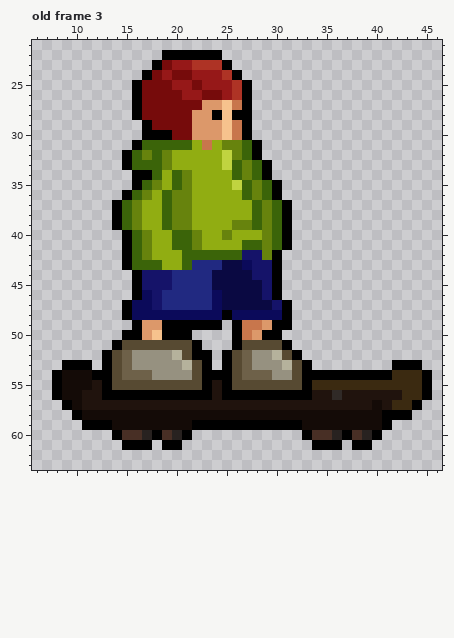
Edited in one commit: pixel-art file (Assets/Sprites/unmaskedSkate.aseprite). Above, as it was before the edit.
64x64 pixels, 3 frames. Colours within 5 levels of each other are drawn and written as one. Shown: old frame 3: x 6..46, y 21..63. The commit also changed other frames, which this record leaves out.
Now the later version:
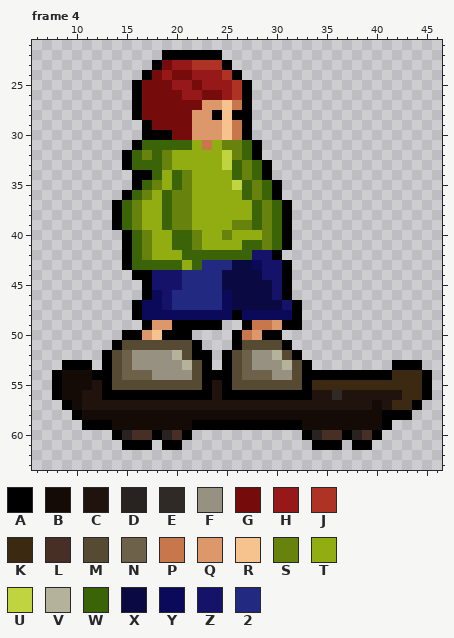
Palette (. is transparent): A #000000  B #140b07  C #20130d  D #282220  E #302a27  F #969180  G #760b0b  H #961818  J #ae3325  K #3b2a11  L #482f25  M #574a32  N #6e6149  P #c8764c  Q #dc986a  R #f6c28d  S #67830d  T #91ad12  U #c0d440  V #b5b29c  W #3b6409  X #0a0942  Y #0b0a5a  Z #151369  2 #212981
A new or re-ordered frame is compared with the old frame closest to it.
From old to new:
frames 3 -> 5
Frame 4 is new; against old frame 3, layers "Layer 1", "Layer 2":
The edit turns colour X into colour 2 in row 43 at x 25; in rows 44 to 45 at x 24.
The edit turns colour Y into colour 2 in rows 46 to 47 at x 24.
There is now colour A in rows 43 to 46 at x 31; in rows 47 to 49 at x 32.
The edit turns colour P into colour A in row 49 at x 27.
The edit turns colour Q into colour A in row 49 at x 17.
The edit turns colour Y into colour A in row 46 at x 17; in row 47 at x 16; in row 48 at x 16 and 26.
The edit turns colour Z into colour A in rows 44 to 45 at x 17.
The edit turns colour L into colour D in row 60 at x 15, 19, 34 and 38.
The edit turns colour D into colour L in row 60 at x 17, 20, 36 and 39.
The edit turns colour Q into colour P in row 49 at x 29.
The edit turns colour A into colour Q in row 49 at x 19 and 30.
The edit turns colour W into colour T in row 43 at x 21.
The edit turns colour 2 into colour W in row 43 at x 22.
The edit turns colour T into colour W in row 43 at x 19 to 20.
The edit turns colour Z into colour W in row 42 at x 27.
The edit turns colour Y into colour X in row 43 at x 27.
The edit turns colour Z into colour X in row 44 at x 28; in rows 45 to 46 at x 29; in row 47 at x 30.
The edit turns colour A into colour Y in row 48 at x 25 and 31.
The edit turns colour X into colour Y in rows 46 to 47 at x 25.
The edit turns colour Z into colour Y in row 43 at x 28; in rows 46 to 47 at x 18.
The edit turns colour 2 into colour Z in rows 44 to 45 at x 20; in rows 46 to 47 at x 19.
The edit turns colour A into colour Z in rows 43 to 46 at x 30; in row 47 at x 31.
The edit turns colour S into colour Z in row 42 at x 29.
The author cleared colour A in rows 45 to 46 at x 16; in rows 47 to 48 at x 15; in row 49 at x 16 and 26.
Where, in picture pixels (left, top, right, bottom), the same in both pictures:
changed: (122, 250, 302, 330)
changed: (122, 430, 182, 440)
changed: (312, 430, 372, 440)
